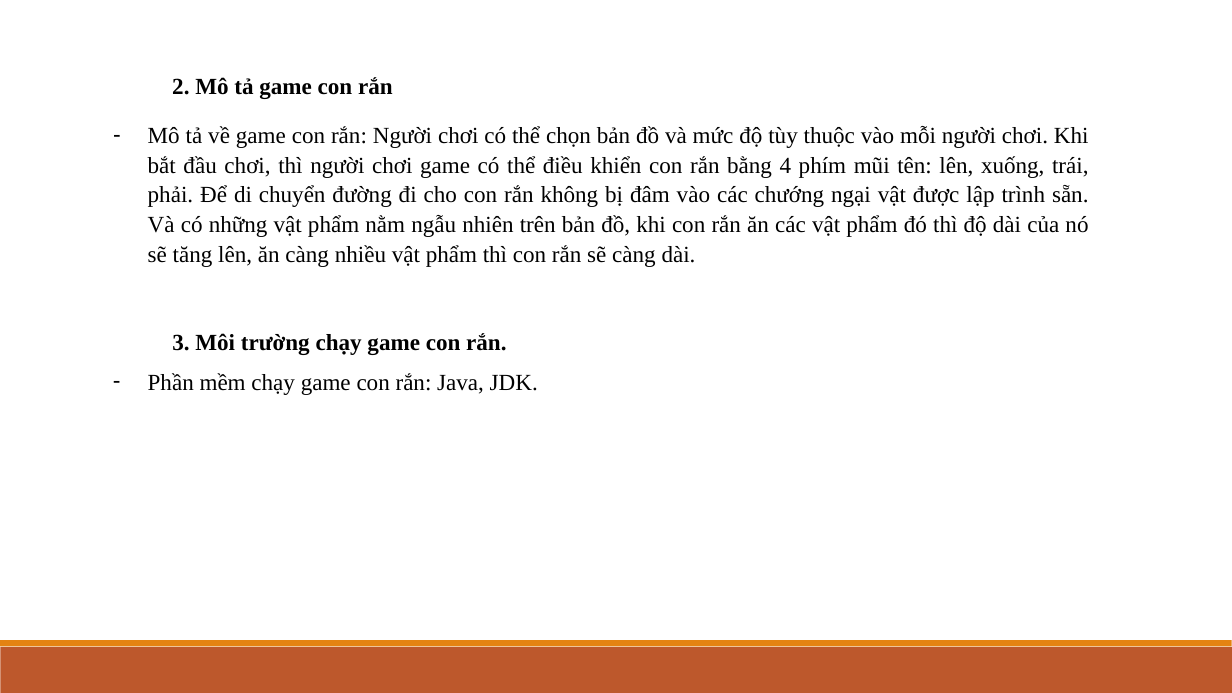
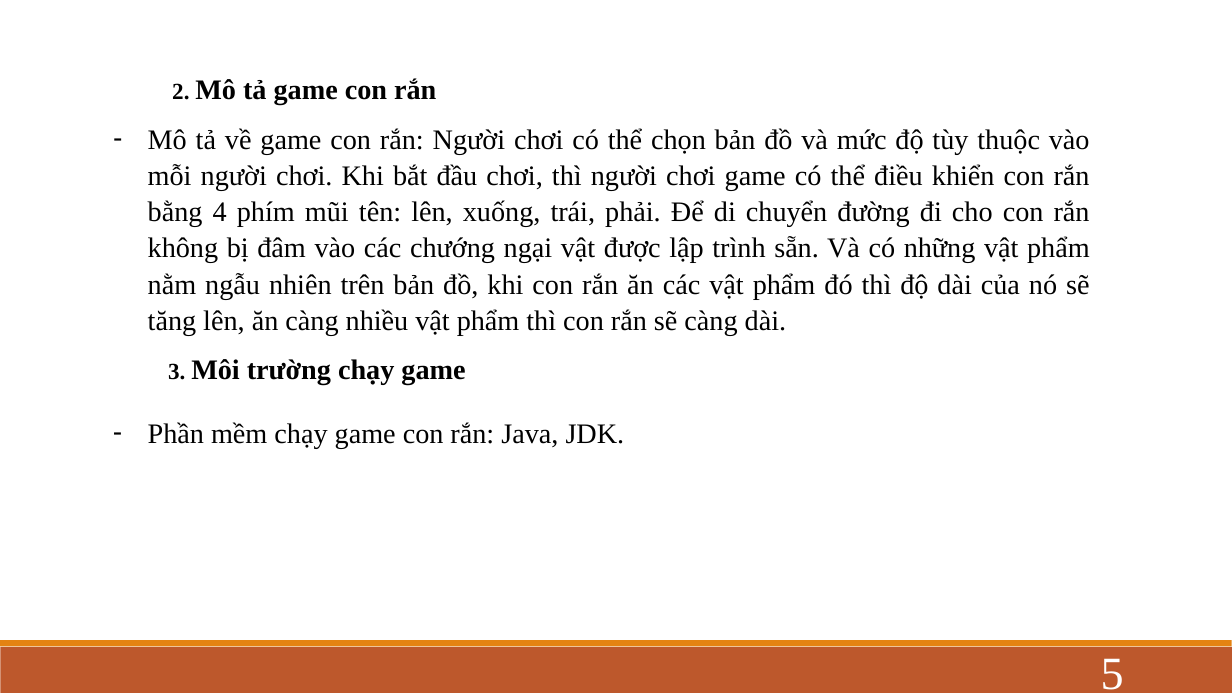
Before and after one commit to BaiCuoiKy/GameConRan, a slide deck: slide 5 of báo-cáo-game.pptx. Drawn at 1232x693 pixels with LibreOffice and Linux fonts; fonts in the diff are those of the drawing. Boxes give left, top, right and bottom in pixels: in the first picture for what was removed or moved away, otherwise in the second. Text is boxed around its words. In the diff, an @@ line names an element or a change of style, - is before the commit and + after.

```diff
--- a/báo-cáo-game.pptx
+++ b/báo-cáo-game.pptx
@@ text "2. Mô tả game con ..." at (172, 78, 436, 105): size 18 to 22 pt in "Mô tả game con rắn" @@
@@ text "Mô tả về game con ..." at (148, 128, 1090, 335): size 18 to 22 pt @@
@@ text at (168, 359, 465, 385): text changed; size 18 to 22 pt @@
-3. Môi trường chạy game con rắn.
+3. Môi trường chạy game
@@ text "Phần mềm chạy game con ..." at (148, 422, 625, 448): size 18 to 22 pt @@
@@ text "Phần mềm chạy game con ...": place and size @@
-text "Phần mềm chạy game con ..." at (148, 373, 538, 395)
+text "Phần mềm chạy game con ..." at (148, 422, 625, 448)
@@ page number added at (1101, 658, 1124, 690), 36 pt, text #FFFFFF @@
+5
```
Also in this commit, not shown: 9 other slides changed, 1 slide added.
